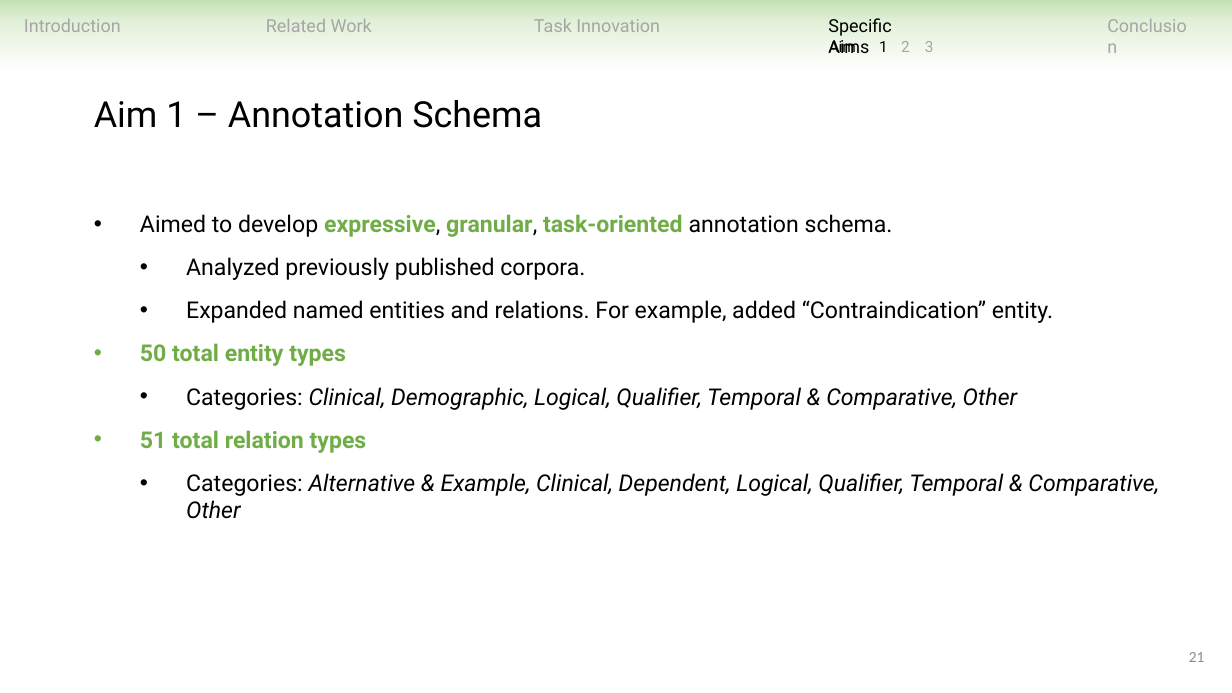
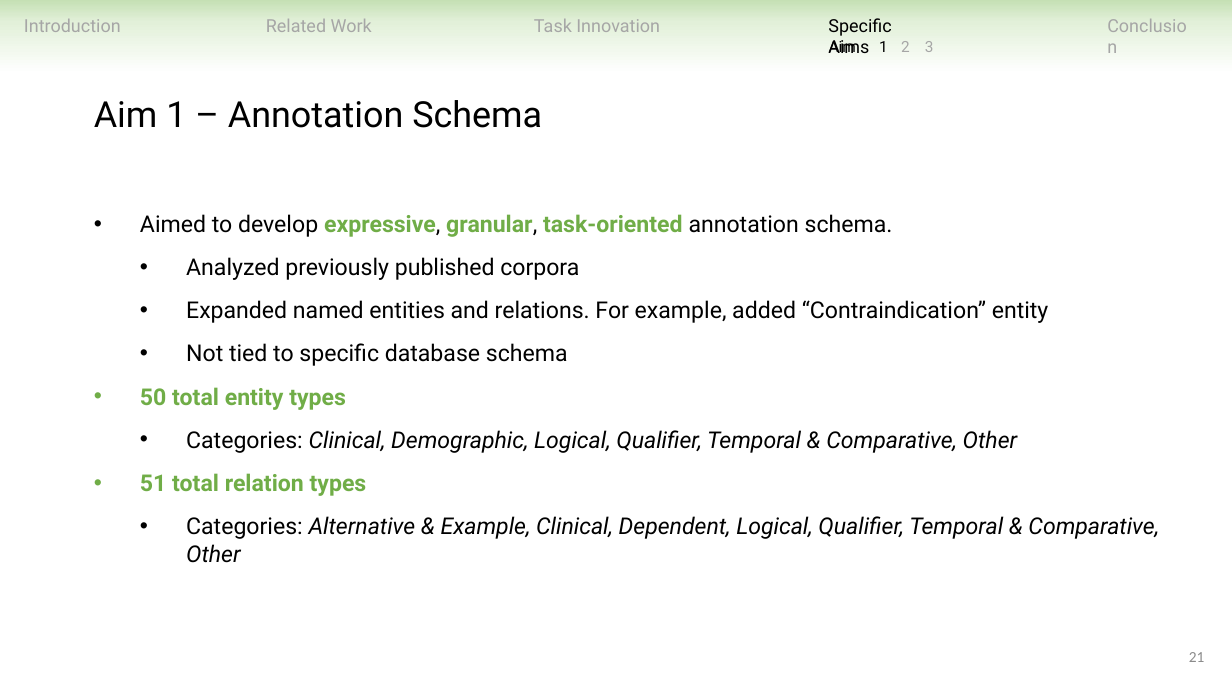
Before and after one commit to ndobb/dissertation, a slide deck: slide 21 of 4_general_exam/presentation/nic_dobbins_general_exam.pptx. Drawn at 1232x693 pixels with LibreOffice and Linux fonts; fonts in the diff are those of the drawing. Boxes give left, top, right and bottom in pixels: in the first picture for what was removed or moved away, otherwise in the second. Text is boxed around its words. In the diff, an @@ line names an element or a change of style, - is before the commit and + after.

```diff
--- a/4_general_exam/presentation/nic_dobbins_general_exam.pptx
+++ b/4_general_exam/presentation/nic_dobbins_general_exam.pptx
@@ text at bbox=[186, 257, 1049, 366]: text changed @@
-  • Analyzed previously published corpora.
-  • Expanded named entities and relations. For example, added “Contraindication” entity.
+  • Analyzed previously published corpora
+  • Expanded named entities and relations. For example, added “Contraindication” entity
+  • Not tied to specific database schema
```
Also in this commit, not shown: 11 other slides changed, 23 other files.
